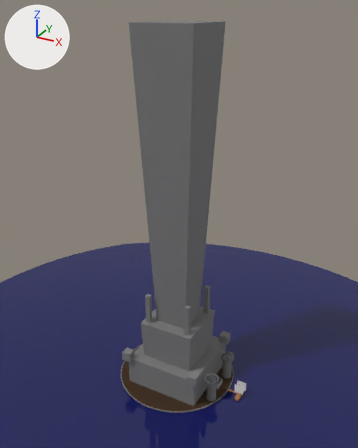
One commit to the glTF model assets/level1.glb: the scene before it, then after it.
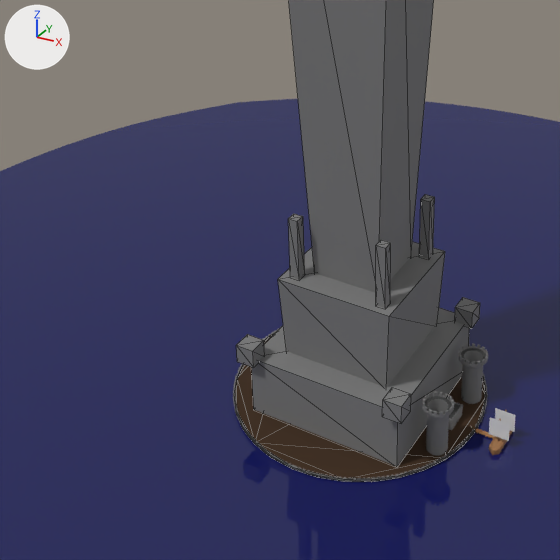
Each version appears first whole from a 50 mm lens placed at (366.0, -658.0, 634.0), pointed at (5.0, -1.0, 305.0), and next in a close-up on the part from 5% to 74% of the width and 44% to 100% of the height. Lighting does not change. The marker at upper left points along +X, +Y and +Z. The close-ups show mesh edges as thin lines. Objects named as collision shapes, trigger or cutter boxes, shadow casters or lower levels of detail are left out. Where no turn or scale is listed for an object, it has been applied to the vertices. Vertices at the same position are counted once.

The first close-up shows 'Plane', 'Tower-col', 'Tower-col.001', 'big-col', 'big-col.001', 'big-col.002', 'big-col.003', 'big-col.004', 'big-col.005', 'big-col.008', 'big-col.009', 'boat', 'island-col', 'outer wall'.
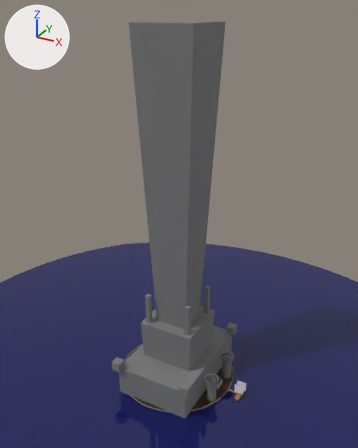
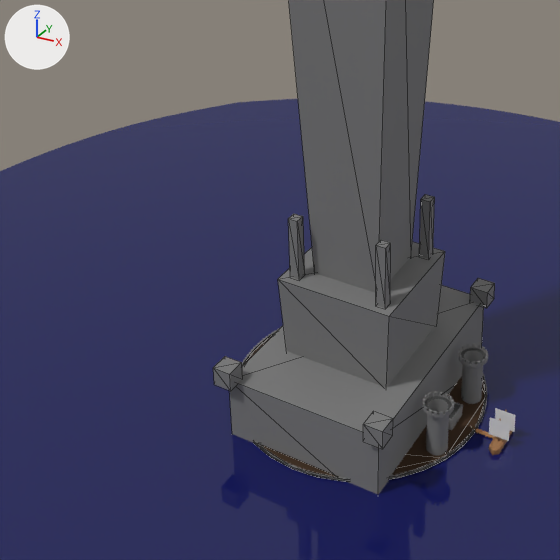
Where the newer file only moved an object's origin or applied its transform, the numbers keep the older frame.

What differs and where, as boxes (x1, y1, x2, y2) in the close-ups (560 x 560 px):
'big-col', reshaped (16% wider, 33% taller)
    before: (251, 308, 469, 466)
    after: (230, 285, 484, 495)
'big-col.005', moved
    before: (236, 334, 265, 368)
    after: (213, 356, 243, 391)
'big-col.003', moved
    before: (455, 297, 480, 329)
    after: (470, 278, 495, 308)
'island-col', unchanged, covered by the edit
    before: (235, 336, 485, 482)
    after: (244, 336, 485, 481)

The change in detail:
me_cube_006 has 8 vertices, 12 faces and spans x -66.4..66.4, y -66.4..66.4, z -26.7..26.7.
me_cube_006 is used by ob_big_col; location (3.0, 0.0, 25.8).
Part 1, on me_cube_006:
Vertex 0 of me_cube_006 moves from (-66.4, -66.4, -26.7) at pixel (253, 410) to (-66.4, -97.1, -46.9).
Vertex 1 of me_cube_006 moves from (-66.4, -66.4, 26.7) to (-66.4, -97.1, 26.7).
Vertex 2 of me_cube_006 moves from (-66.4, 66.4, -26.7) to (-66.4, 97.1, -46.9).
Vertex 3 of me_cube_006 moves from (-66.4, 66.4, 26.7) to (-66.4, 97.1, 26.7).
Vertex 4 of me_cube_006 moves from (66.4, -66.4, -26.7) at pixel (397, 467) to (66.4, -97.1, -46.9).
Vertex 5 of me_cube_006 moves from (66.4, -66.4, 26.7) to (66.4, -97.1, 26.7).
Vertex 6 of me_cube_006 moves from (66.4, 66.4, -26.7) to (66.4, 97.1, -46.9).
Vertex 7 of me_cube_006 moves from (66.4, 66.4, 26.7) to (66.4, 97.1, 26.7).
Object 'big-col.003' (ob_big_col_003) moves from (68.2, 63.5, 58.7) to (68.2, 95.3, 58.7).
Object 'big-col.005' (ob_big_col_005) moves from (-63.6, -66.0, 58.7) to (-63.6, -97.3, 58.7).
